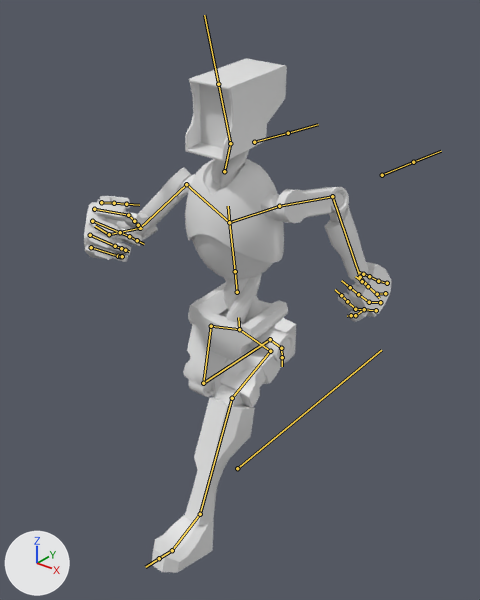
Before and after pictures for a commit that changed the FBX model Assets/Art Assets/Models/char_Eggbot.fbx.
Camera for both pictures: a 50 mm camera at (1.237, -1.533, 1.656) aimed at (0.03, -0.025, 0.721). The axes (+X, +Y, +Z) are drawn at lower left. The lights are the same throughout. Both versions are drawn at frame 14 of the action 'Armature|Run'; the numbers are the values there. The bones that bend it are drawn over the model as lines.

Objects in the first picture: 'Character'.
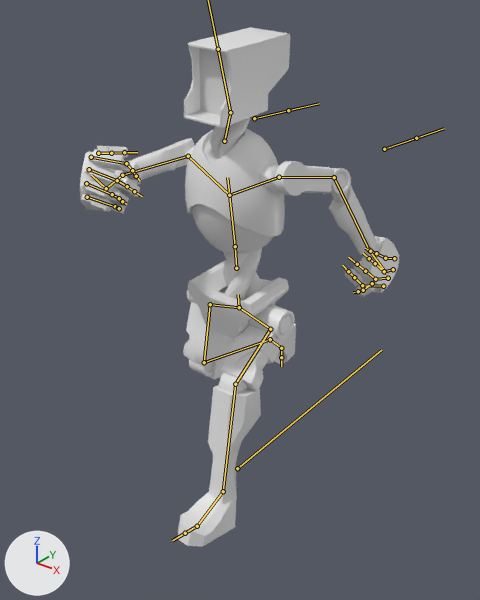
Boxes [x1, y1, x2, y2] around the edits, measured in the pictures (480 x 600 px):
```json
{"object": "Character", "change": "posed", "before": [84, 58, 392, 573], "after": [80, 27, 399, 547]}
{"bone": "Pelvis", "before": "(239, 329) to (238, 317)", "after": "(239, 307) to (238, 294)"}
{"bone": "Spine.003", "before": "(235, 271) to (229, 222)", "after": "(235, 246) to (229, 195)"}
{"bone": "UpperArm.L", "before": "(279, 206) to (332, 196)", "after": "(279, 177) to (334, 177)"}
{"bone": "LowerArm.L", "before": "(332, 196) to (360, 277)", "after": "(334, 177) to (369, 250)"}
{"bone": "Palm.L", "before": "(360, 277) to (379, 298)", "after": "(369, 250) to (387, 274)"}
{"bone": "UpperArm.R", "before": "(186, 184) to (140, 228)", "after": "(188, 156) to (122, 175)"}
{"bone": "LowerArm.R", "before": "(140, 228) to (109, 234)", "after": "(122, 175) to (106, 188)"}
{"bone": "Palm.R", "before": "(109, 234) to (95, 226)", "after": "(106, 188) to (91, 175)"}
{"bone": "UpperLeg.L", "before": "(270, 351) to (232, 398)", "after": "(270, 329) to (235, 384)"}
{"bone": "LowerLeg.L", "before": "(232, 398) to (200, 514)", "after": "(235, 384) to (223, 491)"}
{"bone": "Foot.L", "before": "(200, 514) to (172, 550)", "after": "(223, 491) to (197, 526)"}
{"bone": "UpperLeg.R", "before": "(211, 326) to (203, 383)", "after": "(210, 304) to (204, 362)"}
{"bone": "LowerLeg.R", "before": "(203, 383) to (270, 339)", "after": "(204, 362) to (270, 339)"}
```

Edits to the scene script, one JSON object a line:
```json
{"block": "bone_pelvis", "where": "bone_pelvis = bpy.data.objects['Armature'].pose.bones['Pelvis']  # child of 'Root'"}
{"op": "set", "path": "bone_pelvis.location", "old": "(0.002, -0.165, 0.002)", "new": "(0.002, -0.081, 0.002)"}
{"op": "set", "path": "bone_pelvis.rotation_quaternion", "old": "(0.999, 0.051, -0.001, -0.015)", "new": "(0.999, 0.044, -0.001, -0.015)", "note": "degrees (6, 0, -2) -> degrees (5, 0, -2)"}
{"block": "bone_spine_003", "where": "bone_spine_003 = bpy.data.objects['Armature'].pose.bones['Spine.003']  # child of 'Pelvis.001'"}
{"op": "set", "path": "bone_spine_003.rotation_quaternion", "old": "(0.999, 0.0, 0.041, -0.008)", "new": "(1.0, 0.0, 0.014, -0.003)", "note": "degrees (0, 5, -1) -> degrees (0, 2, 0)"}
{"block": "bone_upperarm_l", "where": "bone_upperarm_l = bpy.data.objects['Armature'].pose.bones['UpperArm.L']  # child of 'Clavicle.L'"}
{"op": "set", "path": "bone_upperarm_l.rotation_quaternion", "old": "(0.652, -0.453, 0.464, 0.393)", "new": "(0.654, -0.486, 0.448, 0.368)", "note": "degrees (-55, 74, 19) -> degrees (-68, 71, 8)"}
{"block": "bone_lowerarm_l", "where": "bone_lowerarm_l = bpy.data.objects['Armature'].pose.bones['LowerArm.L']  # child of 'UpperArm.L'"}
{"op": "set", "path": "bone_lowerarm_l.rotation_quaternion", "old": "(0.828, 0.08, 0.015, -0.556)", "new": "(0.903, 0.061, 0.011, -0.424)", "note": "degrees (7, 6, -67) -> degrees (6, 4, -50)"}
{"block": "bone_palm_l", "where": "bone_palm_l = bpy.data.objects['Armature'].pose.bones['Palm.L']  # child of 'LowerArm.L'"}
{"op": "set", "path": "bone_palm_l.rotation_quaternion", "old": "(0.962, -0.091, -0.02, 0.258)", "new": "(0.987, -0.071, -0.035, 0.14)", "note": "degrees (-11, 1, 30) -> degrees (-9, -3, 16)"}
{"block": "bone_upperarm_r", "where": "bone_upperarm_r = bpy.data.objects['Armature'].pose.bones['UpperArm.R']  # child of 'Clavicle.R'"}
{"op": "set", "path": "bone_upperarm_r.rotation_quaternion", "old": "(0.901, -0.386, -0.001, 0.199)", "new": "(0.955, -0.166, -0.001, 0.246)", "note": "degrees (-45, 9, 21) -> degrees (-19, 5, 28)"}
{"block": "bone_lowerarm_r", "where": "bone_lowerarm_r = bpy.data.objects['Armature'].pose.bones['LowerArm.R']  # child of 'UpperArm.R'"}
{"op": "set", "path": "bone_lowerarm_r.rotation_quaternion", "old": "(0.635, 0.101, -0.02, 0.765)", "new": "(0.636, 0.088, -0.02, 0.766)", "note": "degrees (6, -10, 100) -> degrees (5, -9, 100)"}
{"block": "bone_palm_r", "where": "bone_palm_r = bpy.data.objects['Armature'].pose.bones['Palm.R']  # child of 'LowerArm.R'"}
{"op": "set", "path": "bone_palm_r.rotation_quaternion", "old": "(0.891, 0.008, 0.434, 0.129)", "new": "(0.795, 0.143, 0.576, 0.125)", "note": "degrees (11, 51, 22) -> degrees (52, 62, 50)"}
{"block": "bone_upperleg_l", "where": "bone_upperleg_l = bpy.data.objects['Armature'].pose.bones['UpperLeg.L']  # child of 'Pelvic.L'"}
{"op": "set", "path": "bone_upperleg_l.rotation_quaternion", "old": "(0.806, -0.591, 0.014, -0.012)", "new": "(0.87, -0.492, 0.011, -0.013)", "note": "degrees (-72, 0, -2) -> degrees (-59, 0, -2)"}
{"block": "bone_lowerleg_l", "where": "bone_lowerleg_l = bpy.data.objects['Armature'].pose.bones['LowerLeg.L']  # child of 'UpperLeg.L'"}
{"op": "set", "path": "bone_lowerleg_l.rotation_quaternion", "old": "(0.937, 0.35, 0.0, 0.0)", "new": "(0.93, 0.368, 0.0, 0.0)", "note": "degrees (41, 0, 0) -> degrees (43, 0, 0)"}
{"block": "bone_foot_l", "where": "bone_foot_l = bpy.data.objects['Armature'].pose.bones['Foot.L']  # child of 'LowerLeg.L'"}
{"op": "set", "path": "bone_foot_l.rotation_quaternion", "old": "(0.996, 0.087, -0.016, -0.005)", "new": "(0.999, -0.043, -0.015, -0.003)", "note": "degrees (10, -2, -1) -> degrees (-5, -2, 0)"}
{"block": "bone_upperleg_r", "where": "bone_upperleg_r = bpy.data.objects['Armature'].pose.bones['UpperLeg.R']  # child of 'Pelvic.R'"}
{"op": "set", "path": "bone_upperleg_r.rotation_quaternion", "old": "(0.987, -0.159, 0.012, -0.031)", "new": "(0.991, -0.13, 0.009, -0.027)", "note": "degrees (-18, 1, -4) -> degrees (-15, 1, -3)"}
{"block": "bone_lowerleg_r", "where": "bone_lowerleg_r = bpy.data.objects['Armature'].pose.bones['LowerLeg.R']  # child of 'UpperLeg.R'"}
{"op": "set", "path": "bone_lowerleg_r.rotation_quaternion", "old": "(0.622, 0.783, 0.0, 0.0)", "new": "(0.716, 0.698, 0.0, 0.0)", "note": "degrees (103, 0, 0) -> degrees (88, 0, 0)"}
{"block": "bone_foot_r", "where": "bone_foot_r = bpy.data.objects['Armature'].pose.bones['Foot.R']  # child of 'LowerLeg.R'"}
{"op": "set", "path": "bone_foot_r.rotation_quaternion", "old": "(0.991, 0.098, 0.041, 0.078)", "new": "(0.976, 0.201, 0.031, 0.079)", "note": "degrees (12, 4, 9) -> degrees (23, 2, 10)"}
```
